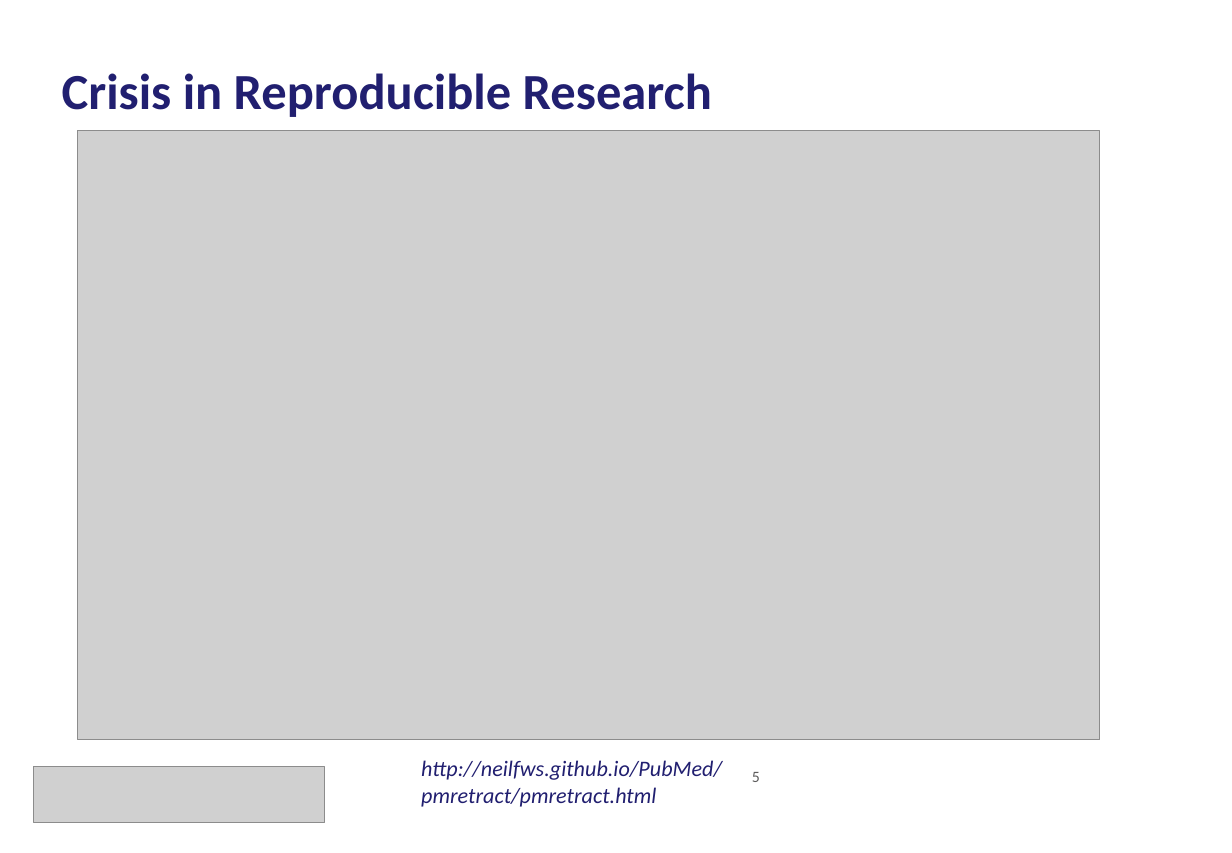
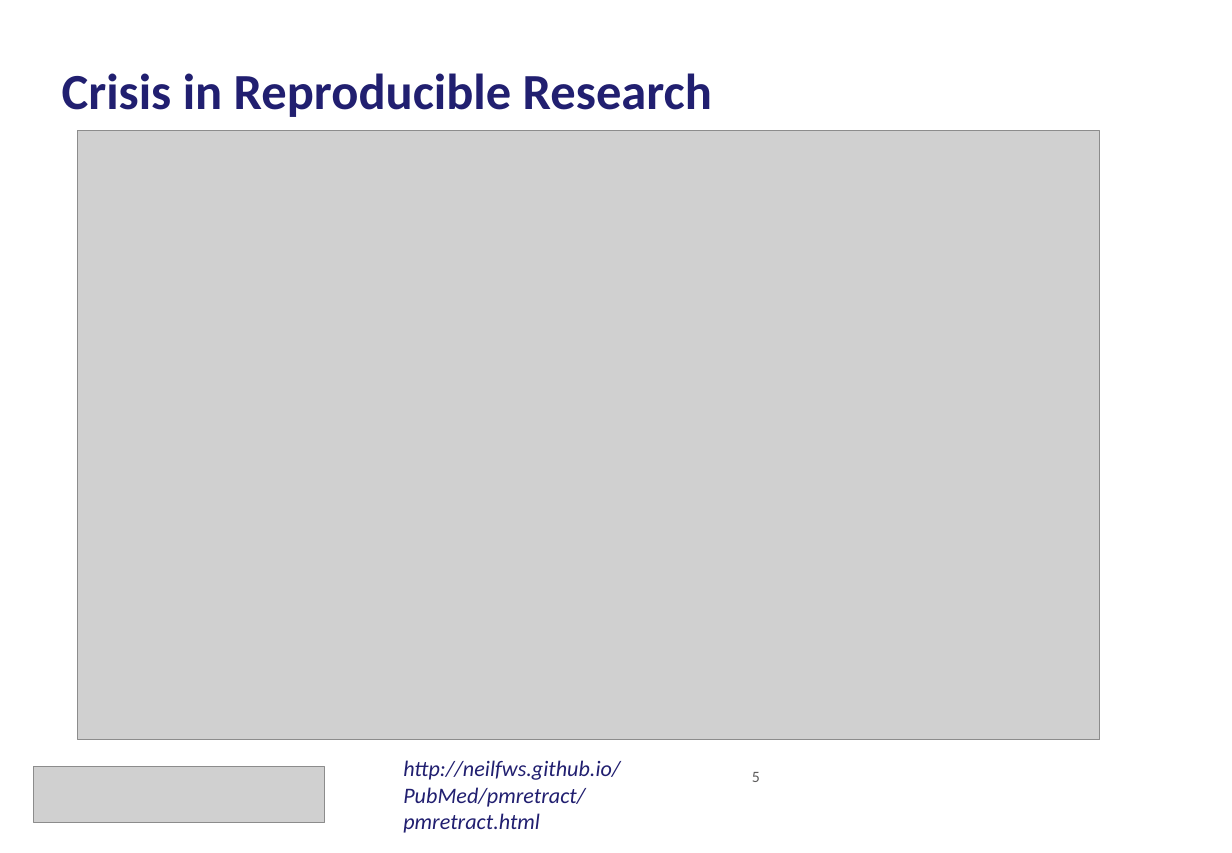
Before and after one commit to bioinformatics-core-shared-training/experimental-design, a slide deck: slide 5 of ExperimentalDesignCourseSlides2018.pptx. Drawn at 1232x853 pixels with LibreOffice and Linux fonts; fonts in the diff are those of the drawing; grey boxes stand for pictures; background and template pictures are left out. Boxes give left, top, right and bottom in pixels: in the first picture for what was removed or moved away, otherwise in the second. Text is boxed around its words. In the diff, an @@ line names an element or a change of style, - is before the commit and + after.

```diff
--- a/ExperimentalDesignCourseSlides2018.pptx
+++ b/ExperimentalDesignCourseSlides2018.pptx
@@ text "http://neilfws.github.io/PubMed/pmretract/pmretract.html" rewrapped from (x1=421, y1=760, x2=722, y2=807) to (x1=403, y1=760, x2=620, y2=833) @@
```
Also in this commit, not shown: 1 other slide changed, 2 other files.
